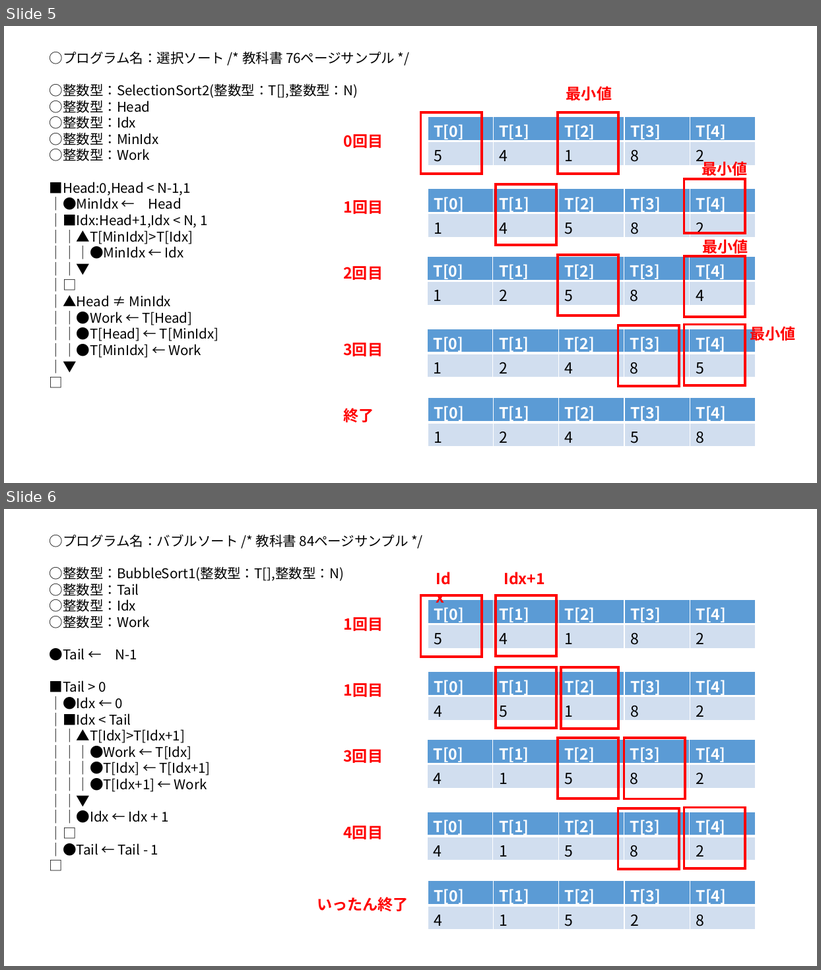
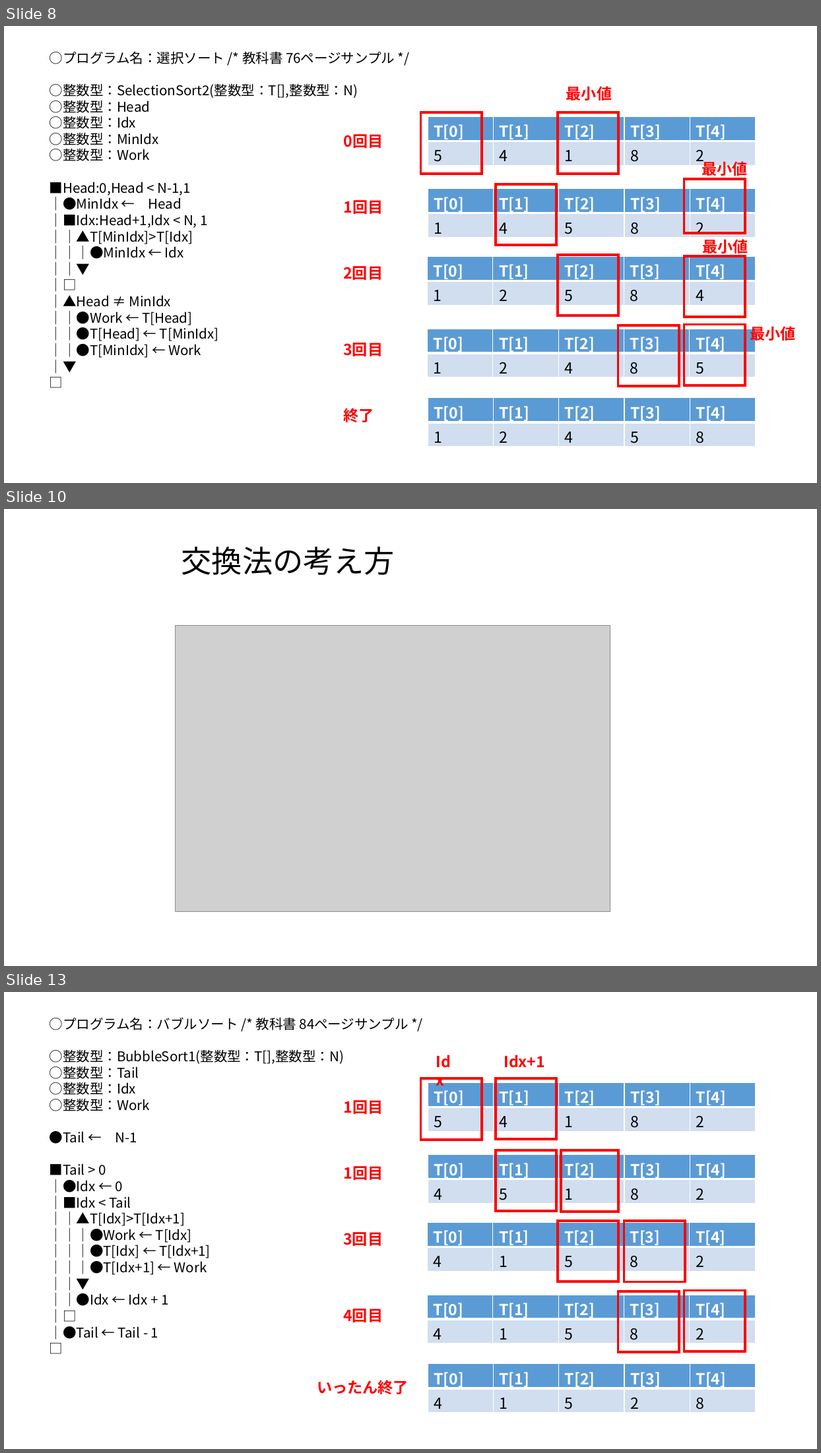
Before and after one commit to masakage/algorithm, a slide deck: docs/第11回選択法交換法アルゴリズム .pptx. Shown one above the other, each under a label of ours: slides 5 and 6 before the commit, slides 8, 10 and 13 after it; the slides between them are not shown. The pictures are 821x970 and 821x1453 pixels, drawn with LibreOffice and Linux fonts; fonts in the diff are those of the drawing; grey boxes stand for pictures. Boxes give left, top, right and bottom in pixels: in the first picture for what was removed or moved away, otherwise in the second. Text is boxed around its words. In the diff, an @@ line names an element or a change of style, - is before the commit and + after.

```diff
--- a/docs/第11回選択法交換法アルゴリズム .pptx
+++ b/docs/第11回選択法交換法アルゴリズム .pptx
@@ slide 10 added at bbox=[4, 509, 817, 966], background #FFFFFF @@
@@ text added at bbox=[182, 547, 395, 575], 36 pt, text #000000 @@
+交換法の考え方
@@ picture added at bbox=[176, 626, 611, 912] @@
@@ what was slide 5 is now slide 8 @@
@@ what was slide 6 is now slide 13 @@
```
Also in this commit, not shown: 1 slide changed, 6 other slides added.
